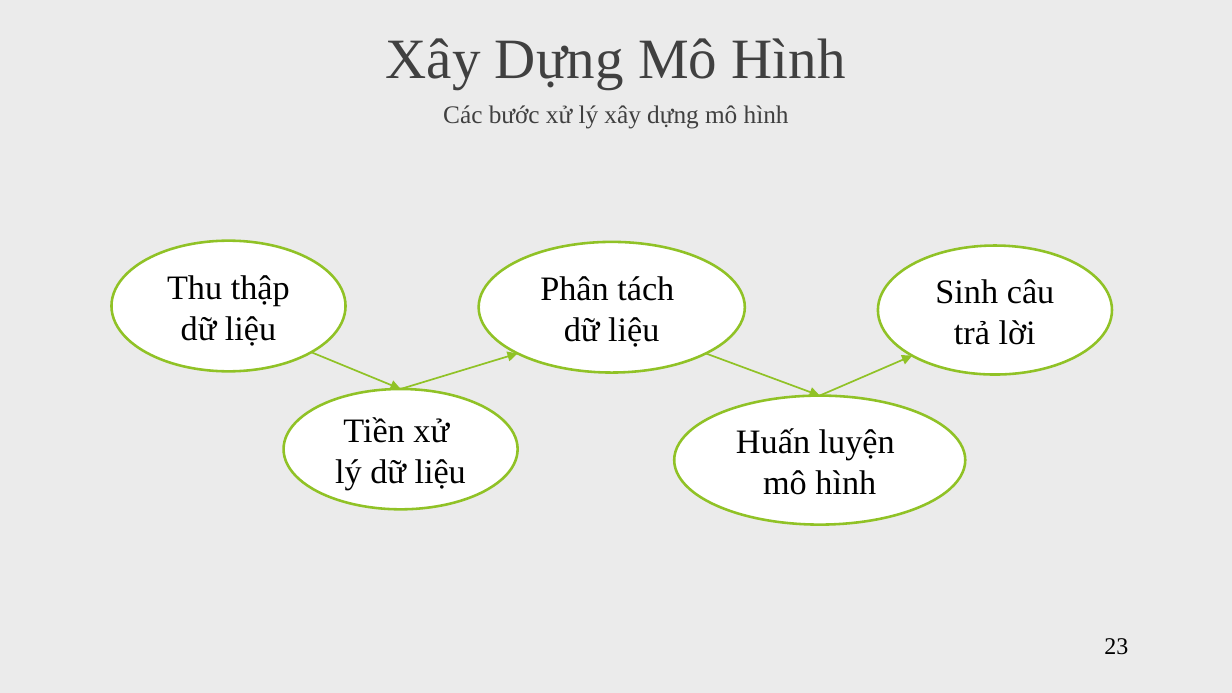
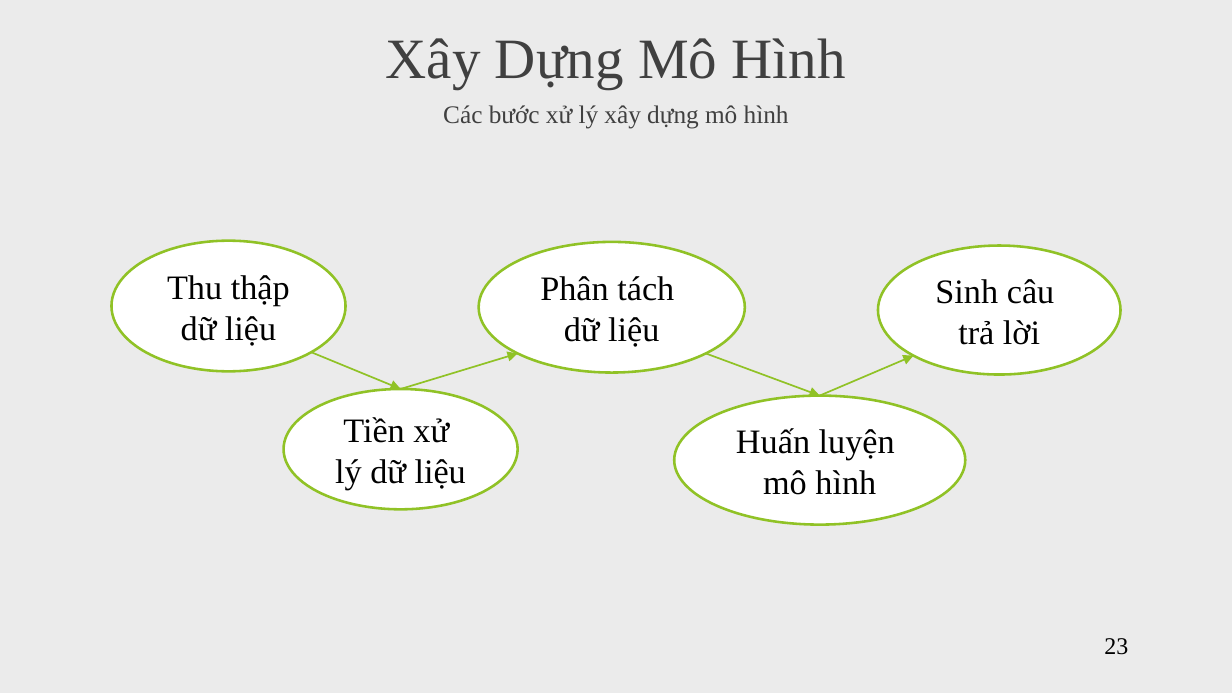
Before and after one commit to vanvibig/BaoCaoLuanVan, a slide deck: slide 23 of BaoCaoLuanVan_NguyenVanVi.pptx. Drawn at 1232x693 pixels with LibreOffice and Linux fonts; fonts in the diff are those of the drawing. Boxes give left, top, right and bottom in pixels: in the first picture for what was removed or moved away, otherwise in the second. Text is boxed around its words. In the diff, an @@ line names an element or a change of style, - is before the commit and + after.

```diff
--- a/BaoCaoLuanVan_NguyenVanVi.pptx
+++ b/BaoCaoLuanVan_NguyenVanVi.pptx
@@ ellipse "Sinh câu": place and size @@
-ellipse "Sinh câu" at (878, 245, 1112, 375)
+ellipse "Sinh câu" at (878, 245, 1121, 375)
@@ text in ellipse at (935, 279, 1054, 345): text changed @@
-Sinh câu trả lời
+Sinh câu
+trả lời
```
Also in this commit, not shown: 15 other slides changed, 1 other file.
